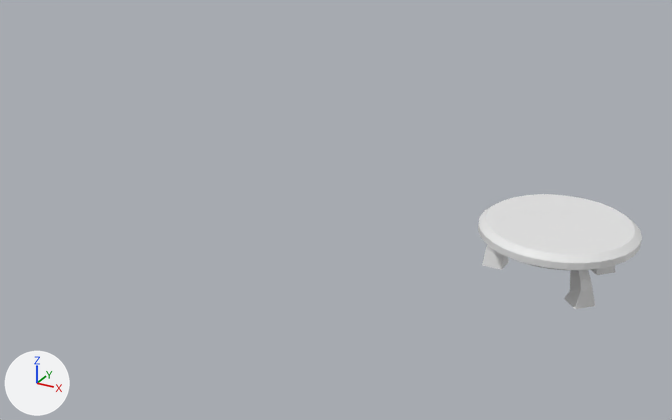
Renders of the FBX model Assets/Models/Stool.fbx from each side of a commit.
Both versions are drawn from a 50 mm lens placed at (2.95, -11.76, 6.17), pointed at (-3.63, 0.2, 0.19). Every picture has the same lights, and +X, +Y and +Z are marked at lower left. The picture after the commit comes second.
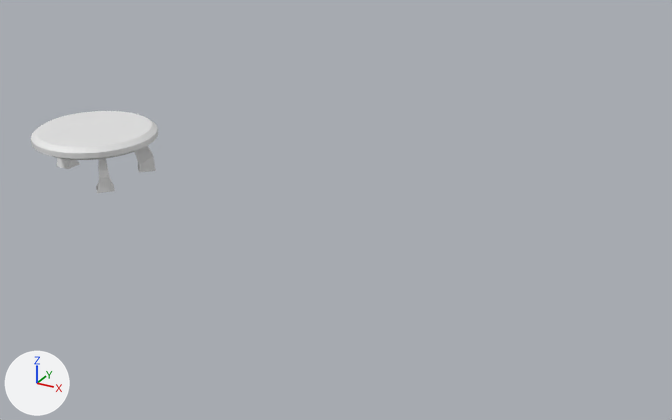
The newer file is also turned or shifted as a whole; pictures and numbers use the older file's frame.

What differs and where, as boxes (x1, y1, x2, y2) in the pictures (672 x 420 px; the box of a moved part takes in the faces that stretch with it):
'Cylinder', reshaped, moved, turned, rescaled
    before: (478, 194, 642, 309)
    after: (31, 111, 158, 193)
part 1 of me_cylinder, moved or reshaped
    before: (482, 245, 509, 270)
    after: (96, 158, 115, 193)
part 2 of me_cylinder, moved or reshaped
    before: (478, 194, 642, 271)
    after: (31, 111, 158, 160)
part 3 of me_cylinder, moved or reshaped
    before: (564, 270, 595, 309)
    after: (134, 146, 156, 173)
part 4 of me_cylinder, moved or reshaped (mostly hidden)
    before: (591, 265, 615, 275)
    after: (57, 158, 80, 169)

Patch to the scene script:
```diff
--- a/Assets/Models/Stool.fbx.py
+++ b/Assets/Models/Stool.fbx.py
@@ me_cylinder @@
 # used by ob_cylinder; location = (0.0, 0.0, 0.72)
-me_cylinder.from_pydata(...)  # 244 vertices, 208 faces; spans x -1.1..1.1, y -1.1..1.1, z -0.73..0.12
+me_cylinder.from_pydata(...)  # 244 vertices, 208 faces; spans x -10.22..11.78, y -10.22..11.78, z -8.46..0.01
+# me_cylinder part 1: the loose piece of 28 vertices spanning x -1.01..-0.48, y -0.15..0.15, z -0.73..-0.06 is turned 180 degrees about the x axis through its middle and scaled by 10, then moved by (-5.69, 0.22, -2.94)
+# me_cylinder part 2: the loose piece of 160 vertices spanning x -1.1..1.1, y -1.1..1.1, z -0.11..0.12 is multiplied about its middle by the matrix ((-7.071, 7.071, 0.0), (-7.071, -7.071, 0.0), (0.0, 0.0, -10.0)), then moved by (0.78, 0.78, -7.3)
+# me_cylinder part 3: the loose piece of 28 vertices spanning x 0.23..0.73, y -0.77..-0.26, z -0.73..-0.06 is multiplied about its middle by the matrix ((-7.071, -7.071, 0.0), (-7.071, 7.071, 0.0), (0.0, 0.0, -10.0)), then moved by (-0.26, -6.52, -2.94)
+# me_cylinder part 4: the loose piece of 28 vertices spanning x 0.23..0.73, y 0.26..0.77, z -0.73..-0.06 is scaled about its middle by (10, 10, -10), then moved by (5.22, 5.19, -2.94)
 me_cylinder.materials.append(mat_material_003)
@@ ob_cylinder @@
 ob_cylinder = bpy.data.objects.new('Cylinder', me_cylinder)
-ob_cylinder.location = (0.0, 0.0, 0.72)
+ob_cylinder.location = (-8.3, 0.0, 0.0)
+ob_cylinder.rotation_euler = (0.0, 0.0, -0.785)  # degrees (0, 0, -45)
+ob_cylinder.scale = (-0.1, -0.1, -0.1)
```
